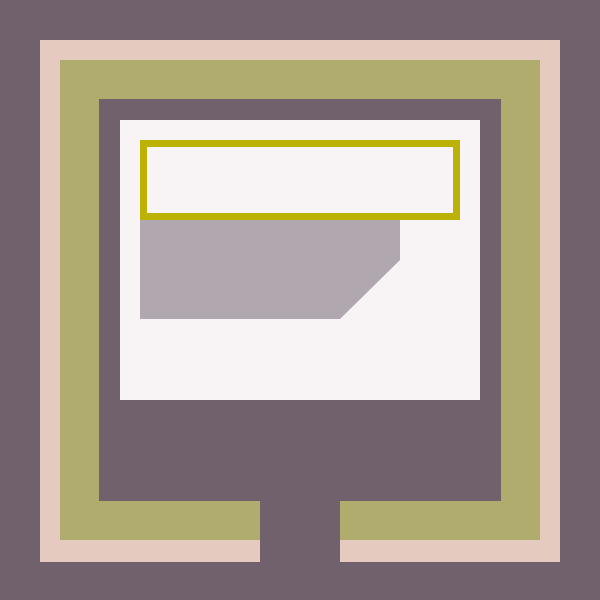
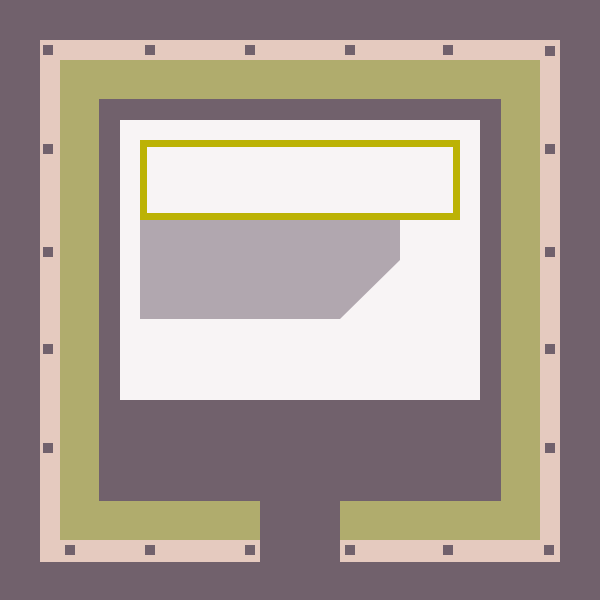
Two versions of the same layered image (600px x 600px). Layer-by-layer changes:
added layer "矩形 4 拷贝 4" (1st of 3, in "画板 1") in group "画板 1" over (245, 545, 255, 555)
added layer "矩形 4 拷贝 4" (2nd of 3, in "画板 1") in group "画板 1" over (145, 545, 155, 555)
added layer "矩形 4 拷贝 4" (3rd of 3, in "画板 1") in group "画板 1" over (65, 545, 75, 555)
added layer "矩形 4 拷贝 13" in group "画板 1" over (545, 46, 555, 56)
added layer "矩形 4 拷贝 17" in group "画板 1" over (43, 45, 53, 55)
added layer "矩形 4 拷贝 16" in group "画板 1" over (145, 45, 155, 55)
added layer "矩形 4 拷贝 15" in group "画板 1" over (245, 45, 255, 55)
added layer "矩形 4 拷贝 14" in group "画板 1" over (345, 45, 355, 55)
added layer "矩形 4 拷贝 12" in group "画板 1" over (443, 45, 453, 55)
added layer "矩形 4 拷贝 18" in group "画板 1" over (43, 144, 53, 154)
added layer "矩形 4 拷贝 10" (1st of 2, in "画板 1") in group "画板 1" over (43, 247, 53, 257)
added layer "矩形 4 拷贝 10" (2nd of 2, in "画板 1") in group "画板 1" over (43, 344, 53, 354)
added layer "矩形 4 拷贝 7" in group "画板 1" over (43, 443, 53, 453)
added layer "矩形 4 拷贝 11" in group "画板 1" over (545, 144, 555, 154)
added layer "矩形 4 拷贝 9" in group "画板 1" over (545, 247, 555, 257)
added layer "矩形 4 拷贝 8" in group "画板 1" over (545, 344, 555, 354)
added layer "矩形 4 拷贝 6" in group "画板 1" over (545, 443, 555, 453)
added layer "矩形 4 拷贝 3" in group "画板 1" over (544, 545, 554, 555)
added layer "矩形 4 拷贝 2" in group "画板 1" over (443, 545, 453, 555)
added layer "矩形 4" in group "画板 1" over (345, 545, 355, 555)
